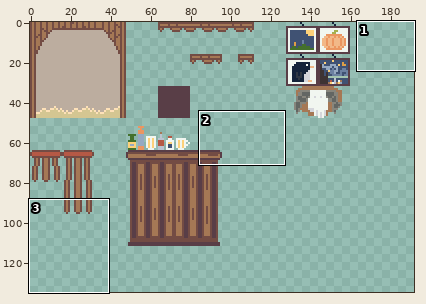
One commit to this pixel-art file: assets/images/aseprite/cowboy/CowboyTilemap.aseprite. Above, an overview of the earlier version with the close-up marked.
Close-up. As it was:
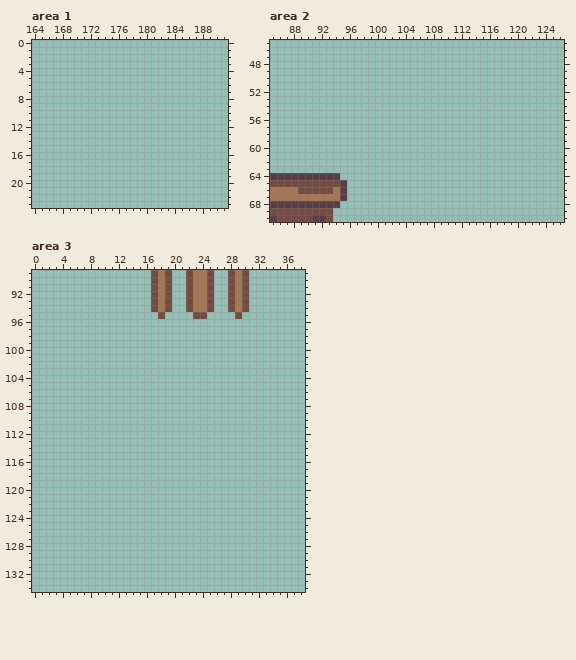
320x160 pixels, 1 frame. Shown: area 1: x 164..191, y 0..23; area 2: x 85..126, y 45..70; area 3: x 0..38, y 89..134. The wide view leaves out empty margins.
And afterwards:
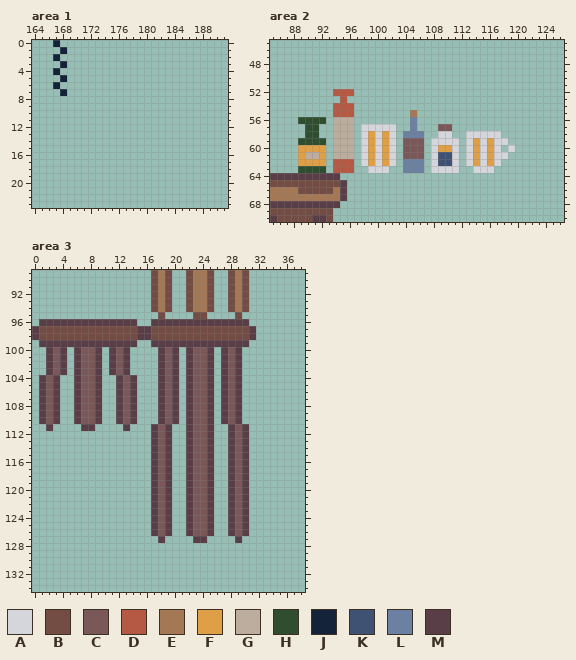
Palette (. is transparent): A #d5d6db  B #734c44  C #7a5859  D #b55945  E #a57855  F #de9f47  G #bcad9f  H #2f4d2f  J #14233a  K #405273  L #6c81a1  M #593e47
The commit says: Add tilemap; create saloon scene
The exact change:
Area 1, layer "Layer 1":
The edit adds colour J in row 0 at x 167; in row 1 at x 168; in row 2 at x 167; in row 3 at x 168; in row 4 at x 167; in row 5 at x 168.
The edit adds colour J in row 6 at x 167; in row 7 at x 168.
Area 2, layer "Layer 1":
The edit adds colour A in row 57 at x 98 to 102; in row 58 at x 98, 100, 102, 109 to 110 and 113 to 117; in row 59 at x 98, 100, 102, 108 to 111, 113, 115 and 117 to 118; in row 60 at x 98, 100, 102, 108, 111, 113, 115, 117 and 119; in row 61 at x 98, 100, 102, 108, 111, 113, 115 and 117 to 118; in row 62 at x 98, 100, 102, 108, 111, 113, 115 and 117.
The edit adds colour A in row 63 at x 99 to 101, 108 to 111 and 114 to 116.
The edit adds colour C in row 57 at x 109 to 110; in rows 59 to 61 at x 104 to 106.
The edit adds colour D in row 52 at x 94 to 96; in row 53 at x 95; in rows 54 to 55 at x 94 to 96; in rows 62 to 63 at x 94 to 96.
The edit adds colour E in row 55 at x 105.
The edit adds colour F in row 58 at x 99 and 101; in row 59 at x 99, 101, 114 and 116; in row 60 at x 89 to 92, 99, 101, 109 to 110, 114 and 116; in row 61 at x 89, 92, 99, 101, 114 and 116; in row 62 at x 89 to 92, 99, 101, 114 and 116.
The edit adds colour G in rows 56 to 60 at x 94 to 96; in row 61 at x 90 to 91 and 94 to 96.
The edit adds colour H in row 56 at x 89 to 92; in rows 57 to 58 at x 90 to 91; in row 59 at x 89 to 92; in row 63 at x 89 to 92.
The edit adds colour K in rows 61 to 62 at x 109 to 110.
The edit adds colour L in rows 56 to 57 at x 105; in row 58 at x 104 to 106; in rows 62 to 63 at x 104 to 106.
Area 3, layer "Layer 1":
The edit adds colour B in rows 97 to 98 at x 1 to 14 and 17 to 30.
The edit adds colour C in rows 100 to 103 at x 3, 7 to 8, 12, 19, 23 to 24 and 28; in rows 104 to 110 at x 2, 7 to 8, 13, 19, 23 to 24 and 28; in rows 111 to 126 at x 18, 23 to 24 and 29.
The edit adds colour M in row 96 at x 1 to 14 and 17 to 30; in rows 97 to 98 at x 0, 15 to 16 and 31; in row 99 at x 1 to 14 and 17 to 30; in rows 100 to 103 at x 2, 4, 6, 9, 11, 13, 18, 20, 22, 25, 27 and 29; in rows 104 to 110 at x 1, 3, 6, 9, 12, 14, 18, 20, 22, 25, 27 and 29; in row 111 at x 2, 7 to 8, 13, 17, 19, 22, 25, 28 and 30.
The edit adds colour M in rows 112 to 126 at x 17, 19, 22, 25, 28 and 30; in row 127 at x 18, 23 to 24 and 29.
Boxes around the changes in both close-ups, in picture pixels (x1, y1, x2, y2):
added: (53, 40, 67, 96)
added: (298, 89, 515, 173)
added: (32, 319, 256, 543)
